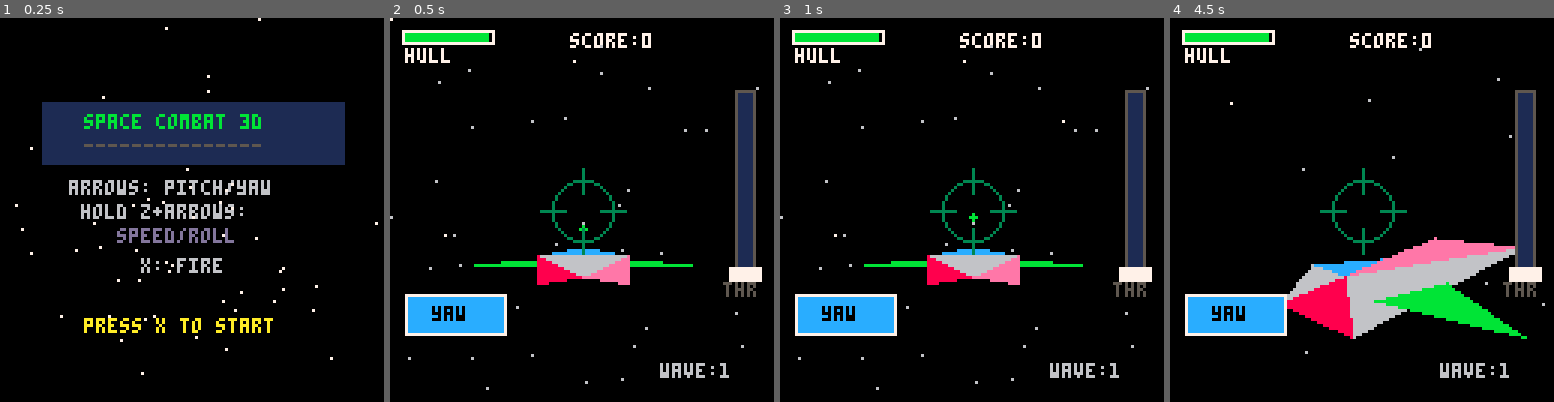
Above: before the commit, frames 1-4 (left to right).
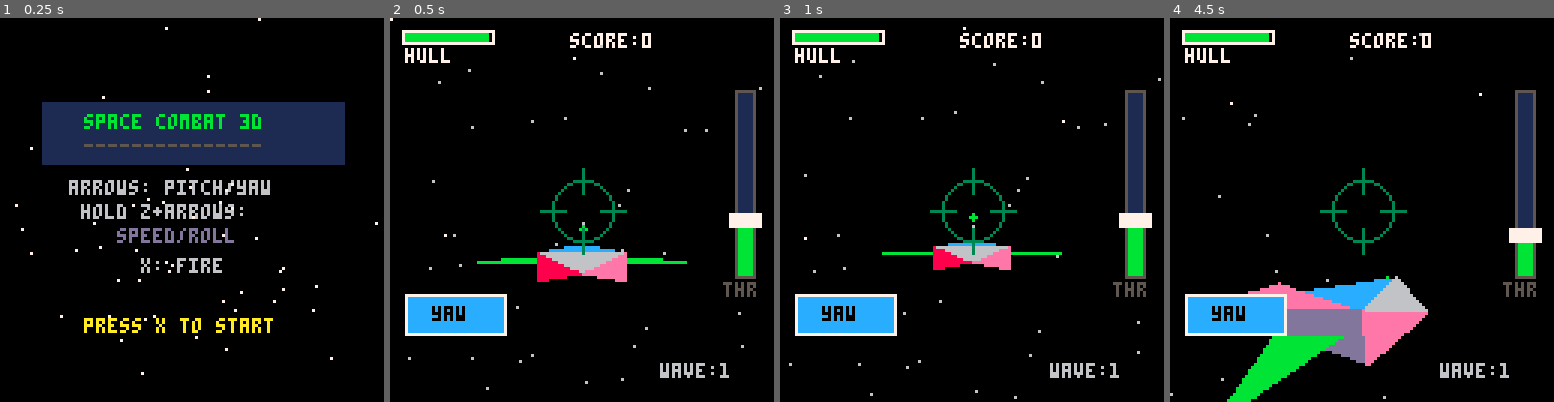
Above: after the commit, the same moments.

Repository: RubenTipparach/Mini-Pico-Games
Game: PICO-8 cartridge pico-8/carts/space_combat_3d.p8
Two runs of this game, one before a commit and one after it. Both use one fixed random seed, a clock stepped at 60 frames per second and the inputs below.
Inputs (mouse positions are in pixels of both pictures, inside the frame that each line leads up to):
- Up to frame 1 (0.25 s): no input
- Up to frame 2 (0.5 s): tap X (X key) at 0.33 s
- Up to frame 3 (1 s): click (1060, 121) at 0.67 s; tap O (Z key) at 0.7 s
- Up to frame 4 (4.5 s): tap X (X key) at 1.07, 1.85, 2.97, 4.08 s; click (1216, 267) at 1.22 s; hold Right 1.6-2.1 s; tap O (Z key) every 0.4 s from 1.7 to 4.1 s; click (1277, 114) at 1.77 s; hold Up 2.15-2.42 s; click (1342, 259) at 2.32 s; hold Right 2.47-3.03 s; click (1404, 106) at 2.87 s; hold Left 3.08-3.58 s; click (1465, 256) at 3.42 s; hold Down 3.63-3.97 s; click (1231, 102) at 3.97 s; hold Right from 4.02 s (still down)

Frame 1 is identical in both runs. In frame 2, 2.4% of the frame differs, in the area x 0-97%, y 10-90%; in frame 3, 4.1%; in frame 4, 14%, in the area x 0-98%, y 3-100%.

Commit message:
Fix pitch/yaw directions and spawn enemies at start
- Up arrow now pitches up (nose rises)
- Down arrow pitches down
- Left arrow yaws left
- Right arrow yaws right
- Fixed roll directions in alternate mode
- Spawn 3 enemies when game starts
- Start with 30% throttle so player is moving

Diff:
--- a/pico-8/carts/space_combat_3d.p8
+++ b/pico-8/carts/space_combat_3d.p8
@@ -163,11 +163,11 @@
  prx,pry,prz=0,0,0
  pspeed=0
  pfire=0
- throttle=0
+ throttle=0.3  -- start with some speed
  score=0
  health=100
  wave=1
- spawn_t=60
+ spawn_t=0
  enemies={}
  bullets={}
  parts={}
@@ -177,6 +177,10 @@
  crx,cry,crz=0,0,0
  tcx,tcy,tcz=0,4,-22
  tcrx,tcry,tcrz=0,0,0
+ -- spawn initial enemies
+ for i=1,3 do
+  spawn_enemy()
+ end
 end
 
 function update_play()
@@ -193,14 +197,14 @@
   if btn(3) then
    throttle=max(throttle-0.03,0)
   end
-  if btn(0) then prz+=ts end
-  if btn(1) then prz-=ts end
+  if btn(0) then prz-=ts end
+  if btn(1) then prz+=ts end
  else
   -- regular mode: up/down = pitch, left/right = yaw
-  if btn(2) then prx-=ts end
-  if btn(3) then prx+=ts end
-  if btn(0) then pry+=ts end
-  if btn(1) then pry-=ts end
+  if btn(2) then prx+=ts end  -- up = pitch up
+  if btn(3) then prx-=ts end  -- down = pitch down
+  if btn(0) then pry-=ts end  -- left = yaw left
+  if btn(1) then pry+=ts end  -- right = yaw right
  end
 
  -- smooth speed
